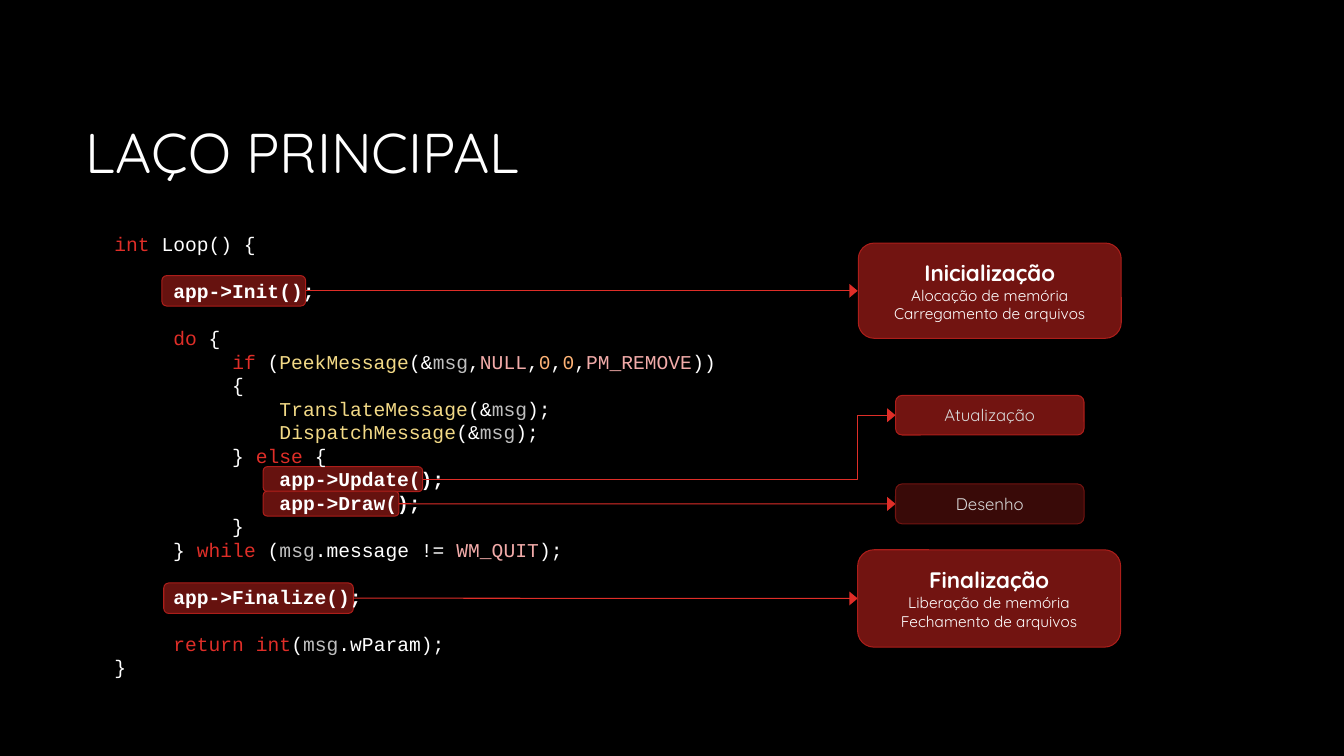
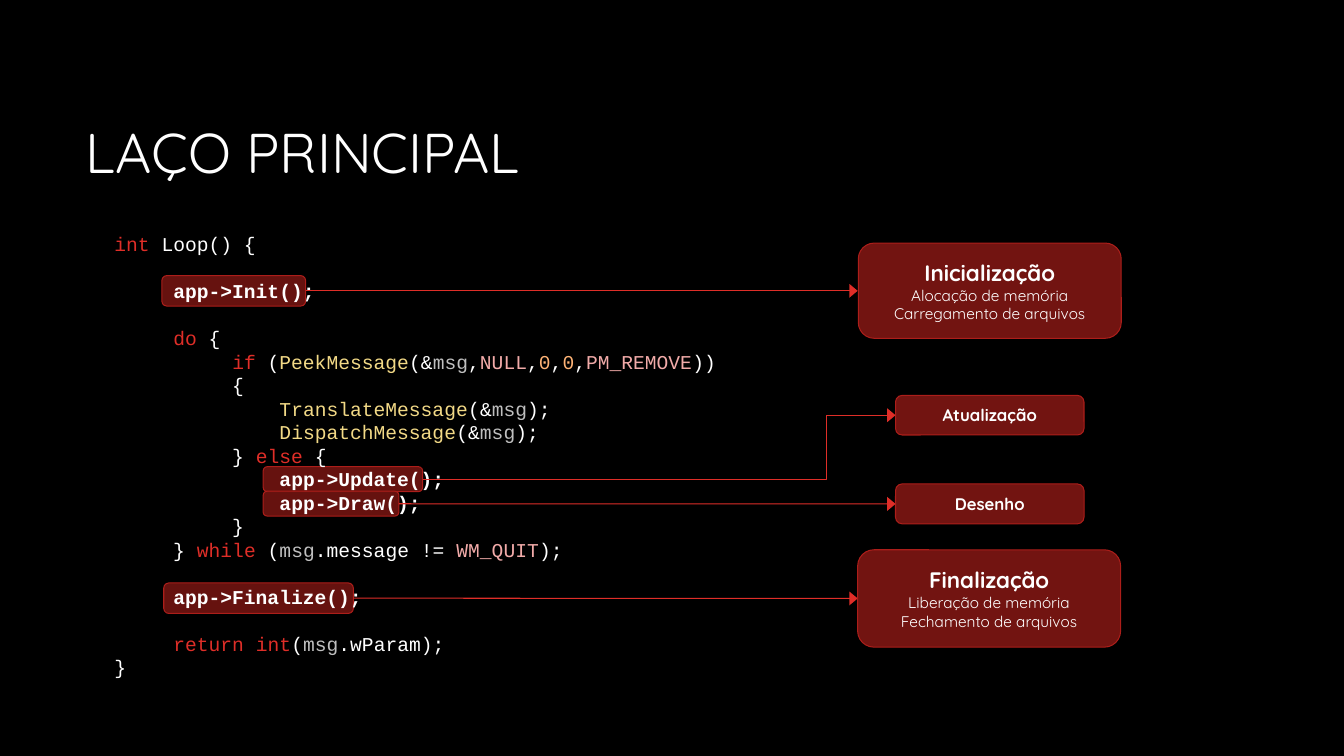
Before and after one commit to JudsonSS/CG, a slide deck: slide 6 of Slides/04. Aplicação Gráfica.pptx (slide 5 before the commit). Drawn at 1344x756 pixels with LibreOffice and Linux fonts; fonts in the diff are those of the drawing; background and template pictures are left out. Boxes give left, top, right and bottom in pixels: in the first picture for what was removed or moved away, otherwise in the second. Text is boxed around its words. In the diff, an @@ line names an element or a change of style, - is before the commit and + after.

```diff
--- a/Slides/04. Aplicação Gráfica.pptx
+++ b/Slides/04. Aplicação Gráfica.pptx
@@ elbow arrow (422, 479) - (895, 415): route changed @@
@@ rounded rectangle "Atualização" at (x1=895, y1=395, x2=1084, y2=435): text colour #D9D9D9 to #FFFFFF, bold on @@
@@ rounded rectangle "Desenho" at (x1=895, y1=484, x2=1084, y2=524): text colour #D9D9D9 to #FFFFFF, bold on; fill #721411 at 50% opacity to #721411; outline #721411 0.75 pt to #AC1E1A 0.75 pt @@
```
Also in this commit, not shown: 12 other slides changed, 1 slide added.
